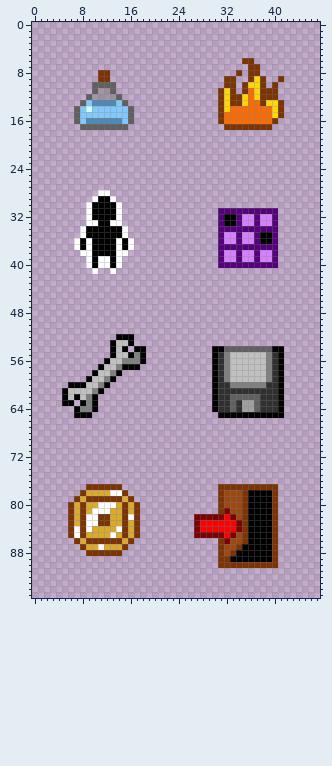
Two states of a sprite sheet, images/Icon/gui.png. This is how it looked before the edit.
The file is 48x96 pixels.
Once edited:
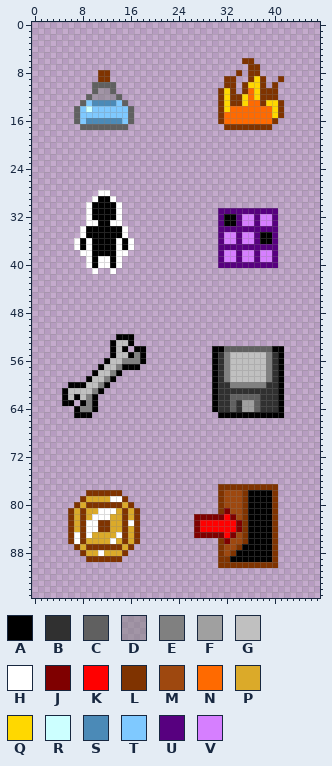
Palette (. is transparent): A #000000  B #303030  C #606060  D #80808080  E #808080  F #a0a0a0  G #c0c0c0  H #ffffff  J #7f0000  K #ff0000  L #7f3300  M #9e480f  N #ff6a00  P #dbaa29  Q #ffd800  R #ccffff  S #4b8ab7  T #7fc9ff  U #57007f  V #d67fff
The edit:
{"y":77,"x":9,"old":"LLLLLL","new":"......"}
{"y":78,"x":8,"old":"LPPPPHHL","new":".LLLLLL."}
{"y":79,"x":7,"old":"LPLLLLLLPL","new":".LPPPPHHL."}
{"y":80,"x":6,"old":"LPLPPHHHPLPL","new":".LPLLLLLLPL."}
{"y":81,"x":10,"old":"H","new":"P"}
{"y":81,"x":13,"old":"P","new":"H"}
{"y":82,"x":9,"old":"H","new":"P"}
{"y":82,"x":11,"old":"LL","new":"HH"}
{"y":82,"x":16,"old":"H","new":"P"}
{"y":83,"x":16,"old":"P","new":"H"}
{"y":84,"x":7,"old":"H","new":"P"}
{"y":84,"x":10,"old":"PPP","new":"HLL"}
{"y":84,"x":14,"old":"H","new":"P"}
{"y":85,"x":9,"old":"P","new":"H"}
{"y":85,"x":13,"old":"HP","new":"PH"}
{"y":86,"x":6,"old":".LPLLLLLLPL.","new":"LHLPPPPHPLPL"}
{"y":87,"x":7,"old":".LPPHPPPL.","new":"LPLLLLLLPL"}
{"y":88,"x":8,"old":".LLLLLL.","new":"LPPHPPPL"}
{"y":89,"x":9,"old":"......","new":"LLLLLL"}
{"label":"changed","picture_box":[68,484,140,562]}
